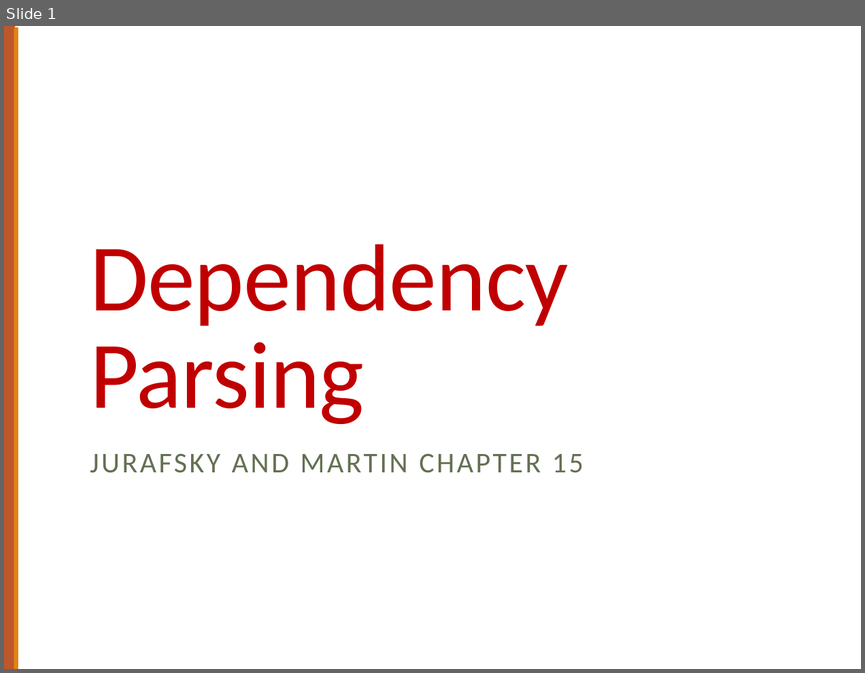
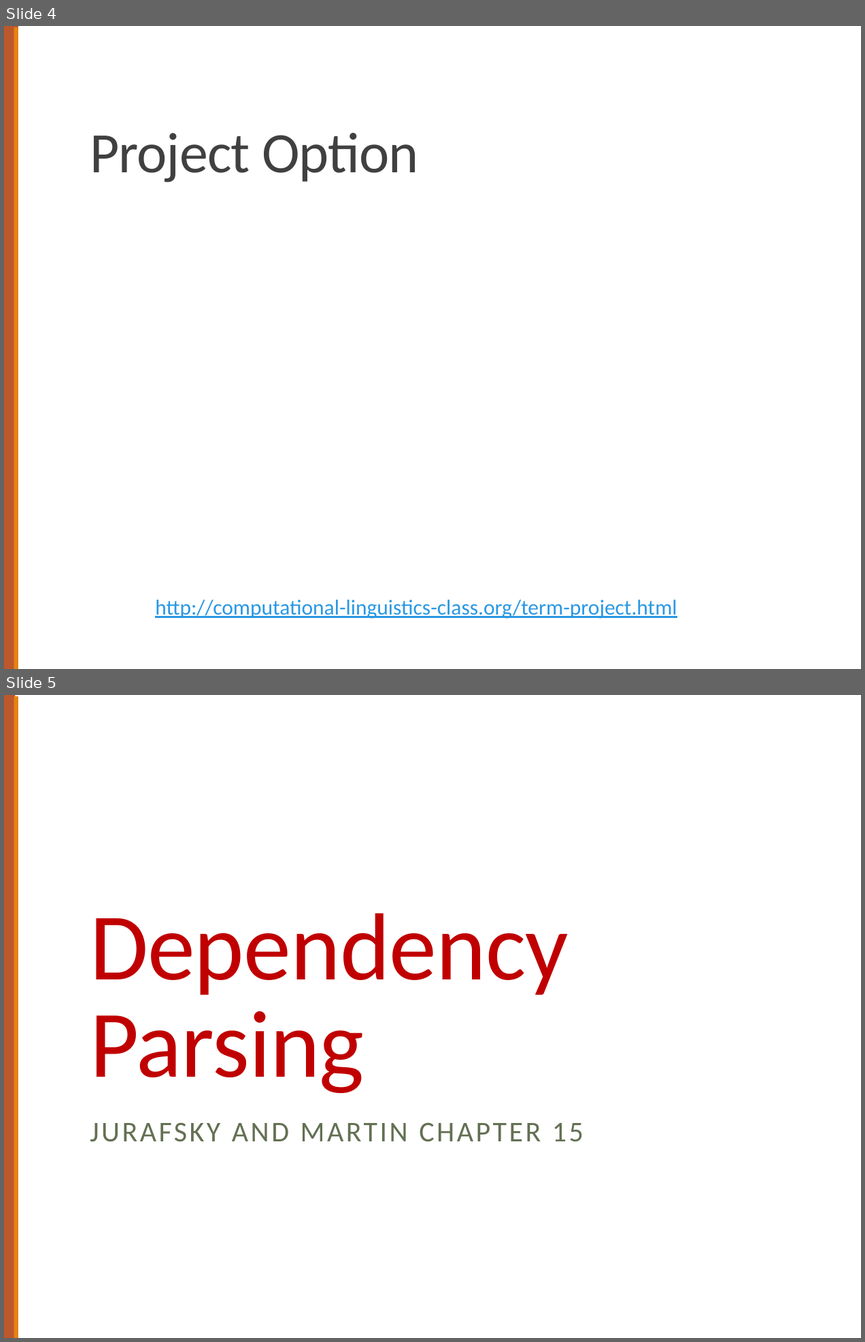
Before and after one commit to computational-linguistics-class/computational-linguistics-class.github.io, a slide deck: slides/14-dependency-parsing.pptx. Shown one above the other, each under a label of ours: slide 1 before the commit, slides 4 and 5 after it. The pictures are 865x673 and 865x1342 pixels, drawn with LibreOffice and Linux fonts; fonts in the diff are those of the drawing. Boxes give left, top, right and bottom in pixels: in the first picture for what was removed or moved away, otherwise in the second. Text is boxed around its words. In the diff, an @@ line names an element or a change of style, - is before the commit and + after.

```diff
--- a/slides/14-dependency-parsing.pptx
+++ b/slides/14-dependency-parsing.pptx
@@ slide 4 added at (4,26,861,669), background #FFFFFF; not listed: 1 template element that a slide beside it also shows @@
@@ rectangle added at (4,26,18,668), fill #BD582C @@
@@ title added at (90,133,419,182), 48 pt, text #404040 @@
+Project Option
@@ text added at (155,599,677,618), 18 pt, text #2998E3, underline @@
+http://computational-linguistics-class.org/term-project.html
@@ what was slide 1 is now slide 5 @@
```
Also in this commit, not shown: 2 slides changed, 3 other slides added.
